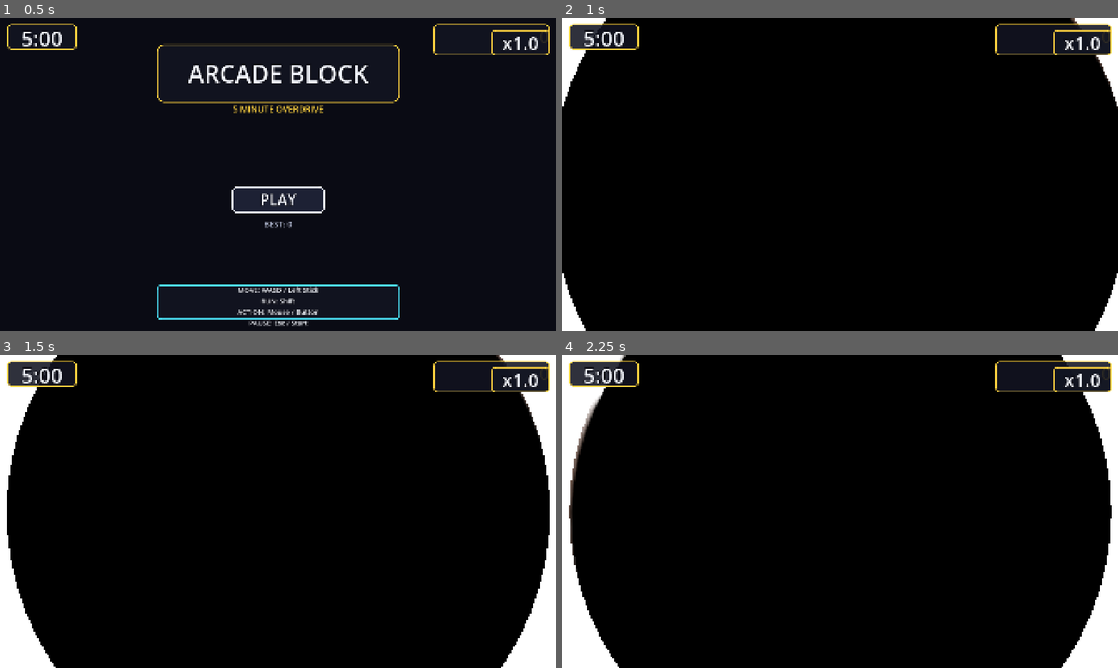
Above: before the commit, frames 1-4 (two rows, left to right).
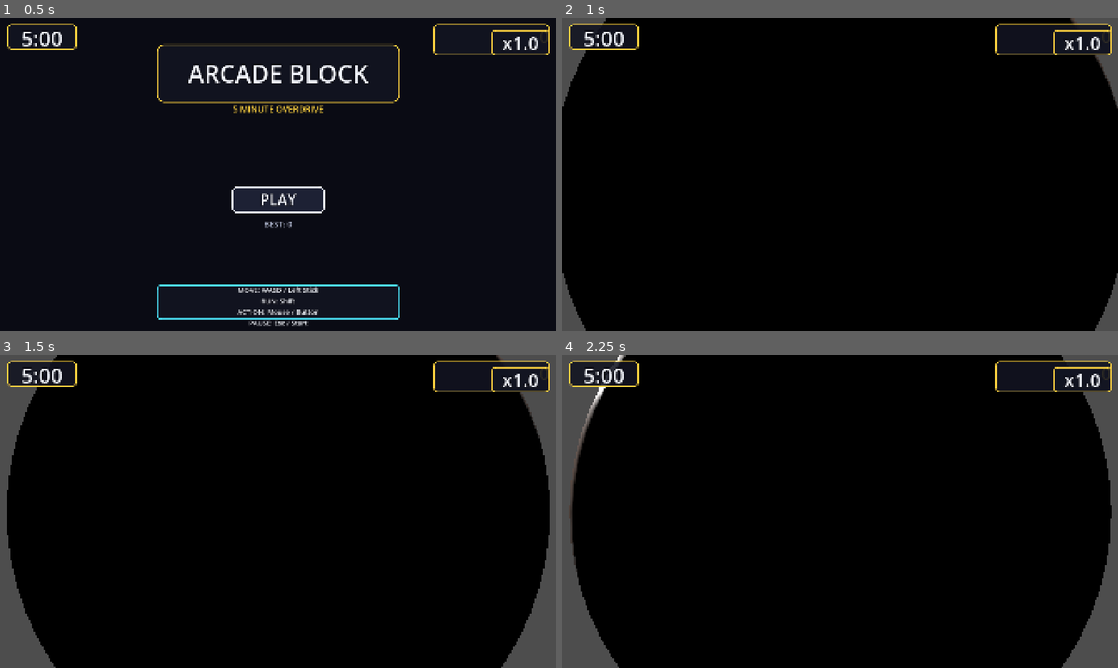
Above: after the commit, the same moments.

Repository: soyelmismo/minigameo
Game: Godot game, scene res://src/bootstrap/main.tscn
The game is run twice, just before and just after one commit, with the same random seed, the same clock (stepped at 60 frames per second) and the same inputs.
Inputs (mouse positions are in pixels of both pictures, inside the frame that each line leads up to):
- Up to frame 1 (0.5 s): no input
- Up to frame 2 (1 s): click "PLAY" at 0.5 s
- Up to frame 3 (1.5 s): tap Enter at 1.25 s; move the mouse to (400, 495) at 1.27 s; hold D from 1.28 s (still down); hold Shift from 1.28 s (still down); click (400, 495) at 1.42 s
- Up to frame 4 (2.25 s): tap Space at 1.52, 2 s; release D at 2 s; release Shift at 2 s; drag from (728, 527) to (812, 574) at 2.02 s

Frame 1 is identical in both runs. In frame 2, 2.0% of the frame differs, in the area x 0-100%, y 0-100%; in frame 3, 6.9%; in frame 4, 7.3%.

Commit message:
feat(roulette): the announcement beat is finally shown
The RouletteUI existed and was tested in isolation, but nothing ever called
announce_from_metadata: the micro-game's name, objective and flavour line were
never shown to the player. The dramatic beat scaffold section 13.2 describes
simply did not happen.

- MinigameDirector emits the new EventBus signal minigame_announced(meta) once
  the round starts, next to minigame_started. It carries the metadata, so the
  UI holds the text and the director holds no reference to it (§1.1).
- main.gd resolves the RouletteUI from the HUD at boot and connects it to that
  event. The HUD keeps ownership of the node; this scene only wires the bus.
- RouletteController.spin()/spin_finished remain the source of the pick itself;
  this is purely the presentation beat the player sees between the spin and the
  round.

Suite: 182 unit + 5 integration passing, 0 failing, 0 script errors.

Diff:
--- a/assets/shaders/base_env.tres
+++ b/assets/shaders/base_env.tres
@@ -1,17 +1,59 @@
-[gd_resource type="Environment" load_steps=2 format=3]
+[gd_resource type="Environment" load_steps=3 format=3]
 
-[sub_resource type="ProceduralSkyMaterial" id="1"]
+# Base world environment — dusk / night city (graphics brief: "premium, not
+# default primitives"). Every number lives here as DATA (§1.3): the directors
+# capture these values at boot and lerp style packs back to exactly this look.
+#
+# Look: deep indigo zenith over a warm dusk horizon, depth fog with sun
+# scatter for aerial perspective, ACES tonemap with arcade-tight glow so neon
+# and window emission bleed while HUD text stays legible.
+#
+# NOTE (scaffold §12): glow_blend_mode = SOFTLIGHT (2) per the render contract.
+
+[sub_resource type="ProceduralSkyMaterial" id="ProceduralSkyMaterial_dusk"]
+sky_top_color = Color(0.012, 0.016, 0.05, 1)
+sky_horizon_color = Color(0.42, 0.13, 0.22, 1)
+sky_curve = 0.11
+sky_energy_multiplier = 0.8
+ground_horizon_color = Color(0.08, 0.055, 0.1, 1)
+ground_bottom_color = Color(0.015, 0.012, 0.025, 1)
+ground_curve = 0.14
+ground_energy_multiplier = 0.3
+sun_angle_max = 12.0
+sun_curve = 0.1
+use_debanding = true
+energy_multiplier = 1.0
+
+[sub_resource type="Sky" id="Sky_dusk"]
+sky_material = SubResource("ProceduralSkyMaterial_dusk")
+process_mode = 0
+radiance_size = 3
 
 [resource]
 background_mode = 2
-sky = SubResource("1")
+sky = SubResource("Sky_dusk")
 ambient_light_source = 3
+ambient_light_sky_contribution = 1.0
+ambient_light_energy = 0.55
 tonemap_mode = 3
-tonemap_exposure = 1.0
+tonemap_exposure = 1.05
 glow_enabled = true
-glow_intensity = 0.4
-glow_bloom = 0.15
-fog_enabled = false
+glow_intensity = 0.55
+glow_strength = 1.05
+glow_bloom = 0.12
+glow_blend_mode = 2
+glow_hdr_threshold = 0.85
+fog_enabled = true
+fog_mode = 1
+fog_light_color = Color(0.06, 0.035, 0.09, 1)
+fog_light_energy = 0.75
+fog_sun_scatter = 0.4
+fog_sky_affect = 0.85
+fog_aerial_perspective = 0.35
+fog_depth_begin = 28.0
+fog_depth_end = 118.0
+fog_depth_curve = 1.35
 adjustment_enabled = true
-adjustment_contrast = 1.05
-adjustment_saturation = 1.05
+adjustment_brightness = 1.0
+adjustment_contrast = 1.12
+adjustment_saturation = 1.15
--- /dev/null
+++ b/assets/shaders/postfx_overlay.gdshader
@@ -0,0 +1,51 @@
+shader_type canvas_item;
+// Premium post overlay — vignette + scanlines + chromatic + desaturate
+// (graphics brief: "bloom tuned so neon bleeds but text stays legible, a
+// vignette that focuses the eye, per-style-pack variation").
+//
+// Rendered on the topmost CanvasLayer by ScreenEffects, driven by
+// PostFXDirector.overlay_state(). Values arrive as uniforms from the
+// director — the defaults below are the neutral base look.
+//
+// Vignette and scanlines are implemented as an additive-dark veil so they
+// cost one pass and never touch HUD legibility; chromatic aberration and
+// desaturation sample the backbuffer once (hint_screen_texture).
+//
+// Uniform defaults ARE the tuning data (§1.3 equivalent for shaders: no
+// magic numbers inside gameplay logic).
+
+uniform float vignette : hint_range(0.0, 1.0) = 0.18;
+uniform float vignette_size : hint_range(0.1, 1.0) = 0.72;
+uniform float scanline : hint_range(0.0, 1.0) = 0.0;
+uniform float scanline_density : hint_range(200.0, 2000.0) = 900.0;
+uniform float chromatic : hint_range(0.0, 1.0) = 0.0;
+uniform float chromatic_spread : hint_range(0.0, 0.02) = 0.006;
+uniform float desaturate : hint_range(0.0, 1.0) = 0.0;
+
+uniform sampler2D screen_texture : hint_screen_texture, repeat_disable, filter_linear;
+
+void fragment() {
+	vec2 uv = UV;
+	// Veil: darkening toward the corners (focuses the eye on the action)
+	// plus optional CRT lines. Pure math — no backbuffer read.
+	vec2 centered = (uv - 0.5) * vec2(1.06, 1.0);
+	float d = length(centered) / max(vignette_size, 0.05);
+	float vig = vignette * smoothstep(0.35, 1.0, d);
+	float lines = scanline * 0.30 * (0.5 + 0.5 * sin(uv.y * scanline_density));
+	float veil = clamp(vig + lines, 0.0, 0.9);
+
+	if (chromatic > 0.004 || desaturate > 0.004) {
+		// Backbuffer path: RGB split at the screen edges + hitstop wash.
+		vec2 dir = centered * chromatic * chromatic_spread * 4.0;
+		vec3 base = vec3(
+			texture(screen_texture, uv + dir).r,
+			texture(screen_texture, uv).g,
+			texture(screen_texture, uv - dir).b
+		);
+		float lum = dot(base, vec3(0.299, 0.587, 0.114));
+		base = mix(base, vec3(lum), desaturate);
+		COLOR = vec4(base, veil);
+	} else {
+		COLOR = vec4(0.0, 0.0, 0.0, veil);
+	}
+}
--- a/src/bootstrap/main.gd
+++ b/src/bootstrap/main.gd
@@ -30,6 +30,8 @@
 var _title: TitleScreen = null
 var _pause: PauseMenu = null
 var _results: ResultsScreen = null
+## Resolved lazily from the HUD at boot; the HUD owns its lifecycle (§1.1).
+var _roulette_ui: Object = null
 ## True once a match has started and before it ends: the pause key is live.
 var _match_live: bool = false
 
@@ -41,6 +43,7 @@
 	assert(player != null, "Player layer missing in main.tscn")
 	assert(hud != null, "HUD layer missing in main.tscn")
 	assert(effects != null, "Effects layer missing in main.tscn")
+	_roulette_ui = _find_roulette_ui()
 	_build_screens()
 	_connect_bus()
 
@@ -120,6 +123,20 @@
 	bus.match_started.connect(_on_match_started)
 	bus.match_time_up.connect(_on_match_time_up)
 	bus.match_reset.connect(_on_match_reset)
+	# The roulette announcement beat: the UI reacts, the director only emits
+	# (§1.1 — no direct references from the minigame layer to the HUD).
+	if bus.has_signal("minigame_announced") and _roulette_ui != null:
+		bus.connect("minigame_announced",
+			Callable(_roulette_ui, "announce_from_metadata"))
+
+
+## Resolves the RouletteUI wherever it lives in the HUD (duck-typed: the HUD
+## composes it, so this scene never owns its lifecycle).
+func _find_roulette_ui() -> Object:
+	var node := hud.get_node_or_null(^"%RouletteUI") if hud != null else null
+	if node == null and hud != null:
+		node = hud.find_child("RouletteUI", true, false)
+	return node as Object
 
 
 func _on_play_pressed() -> void:
--- a/src/core/event_bus.gd
+++ b/src/core/event_bus.gd
@@ -20,6 +20,9 @@
 signal roulette_started()
 signal roulette_result(id: StringName)
 signal minigame_started(id: StringName)
+## Full-screen announcement beat: carries the metadata so the UI can show the
+## name, objective and flavour text before the round starts (§13.2).
+signal minigame_announced(meta: Resource)
 signal minigame_finished(result: MinigameResult)
 signal style_applied(pack_id: StringName)
 signal style_reverted()
--- a/src/minigames/minigame_director.gd
+++ b/src/minigames/minigame_director.gd
@@ -141,7 +141,16 @@
 	_history.append(id)
 	_emit(&"minigame_started", [id])
 	_apply_style_and_music(meta)
+	_announce(meta)
 	return true
+
+
+## Full-screen roulette announcement (scaffold §13.2): the dramatic beat that
+## names the micro-game, its objective and its flavour BEFORE the round starts.
+## Routed through the EventBus so the director never reaches into the UI
+## (§1.1); a missing subscriber degrades to nothing at all.
+func _announce(meta: MinigameMetadata) -> void:
+	_emit(&"minigame_announced", [meta])
 
 
 ## Solicita la finalización anticipada (aborto del director). Fuerza el
